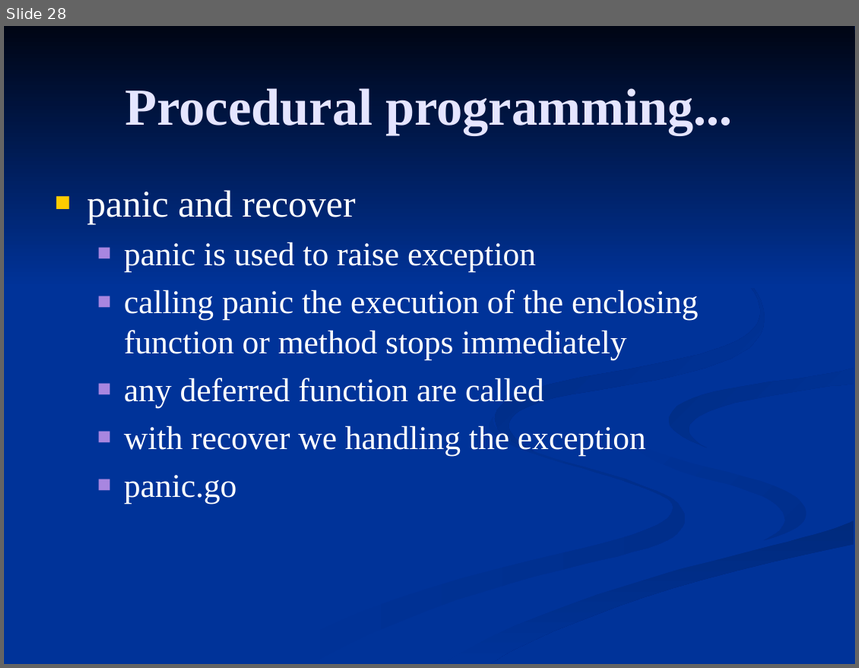
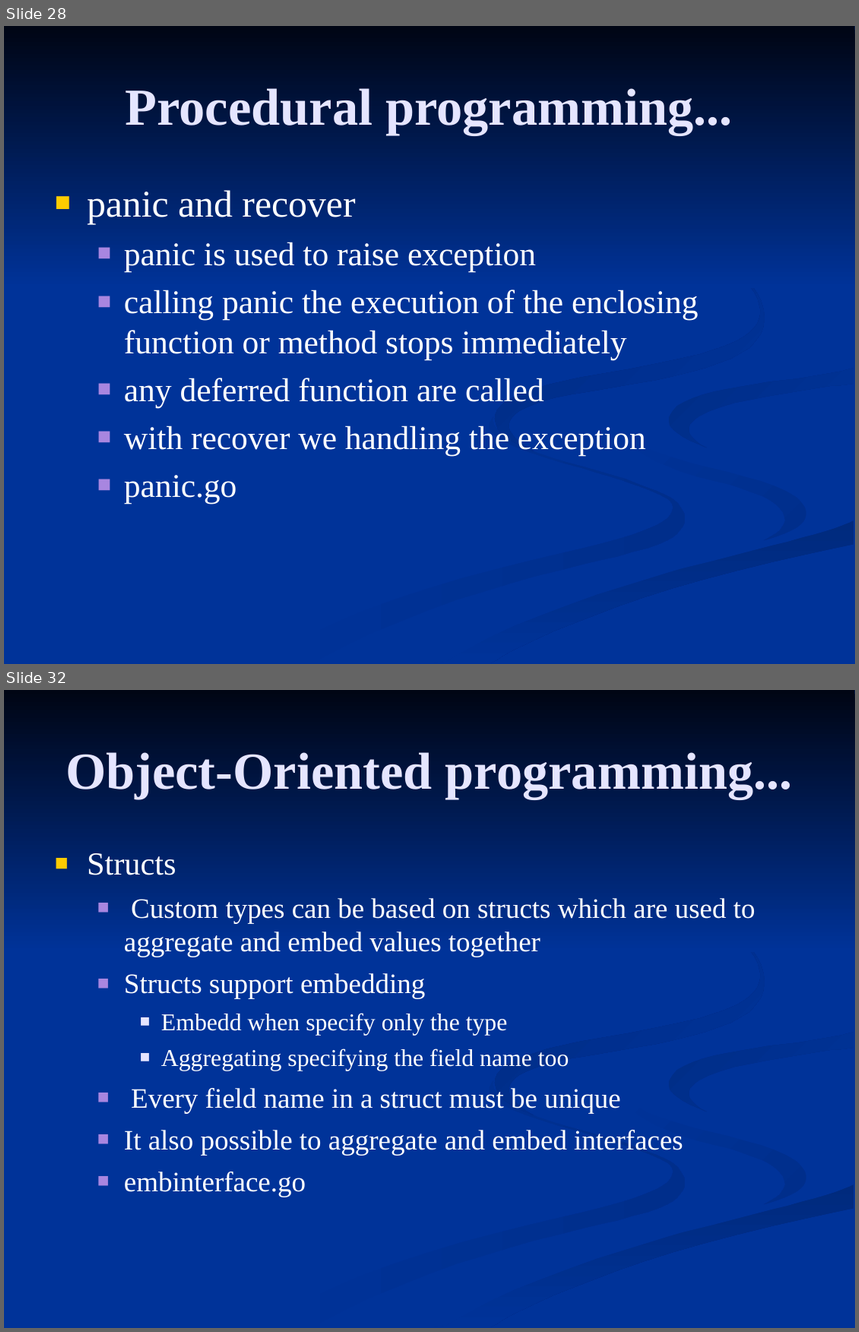
Before and after one commit to FrancoMelandri/GoLang, a slide deck: golang.ppt. Shown one above the other, each under a label of ours: slide 28 before the commit, slides 28 and 32 after it; the slides between them are not shown. The pictures are 859x668 and 859x1332 pixels, drawn with LibreOffice and Linux fonts; fonts in the diff are those of the drawing. Boxes give left, top, right and bottom in pixels: in the first picture for what was removed or moved away, otherwise in the second. Text is boxed around its words. In the diff, an @@ line names an element or a change of style, - is before the commit and + after.

```diff
--- a/golang.ppt
+++ b/golang.ppt
@@ slide 32 added at (x1=4, y1=690, x2=855, y2=1328), background #003399; not listed: 7 template elements that a slide beside it also shows @@
@@ title added at (x1=66, y1=752, x2=793, y2=799), 44 pt, text #E5E5FF, bold @@
+Object-Oriented programming...
@@ text added at (x1=87, y1=853, x2=756, y2=1198), 23.8 pt, text #FFFFFF @@
+■ Structs
+  ■ Custom types can be based on structs which are used to aggregate and embed values together
+  ■ Structs support embedding
+    ■ Embedd when specify only the type
+    ■ Aggregating specifying the field name too
+  ■ Every field name in a struct must be unique
+  ■ It also possible to aggregate and embed interfaces
+  ■ embinterface.go
```
Also in this commit, not shown: 4 slides changed, 4 other slides added.
